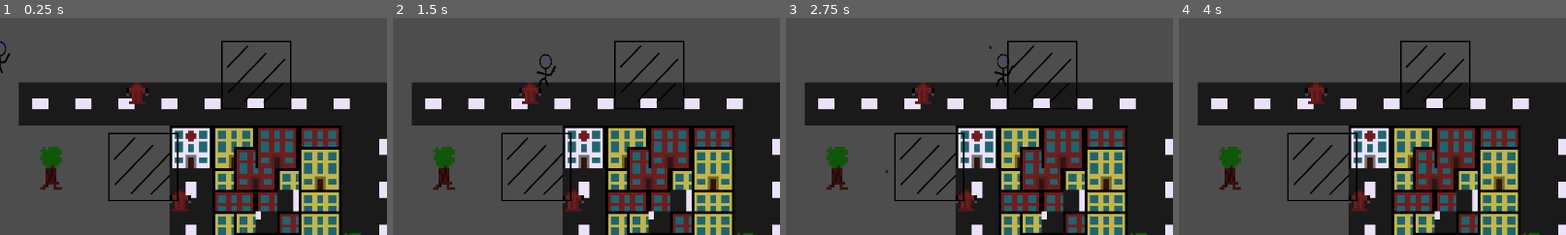
Above: before the commit, frames 1-4 (left to right).
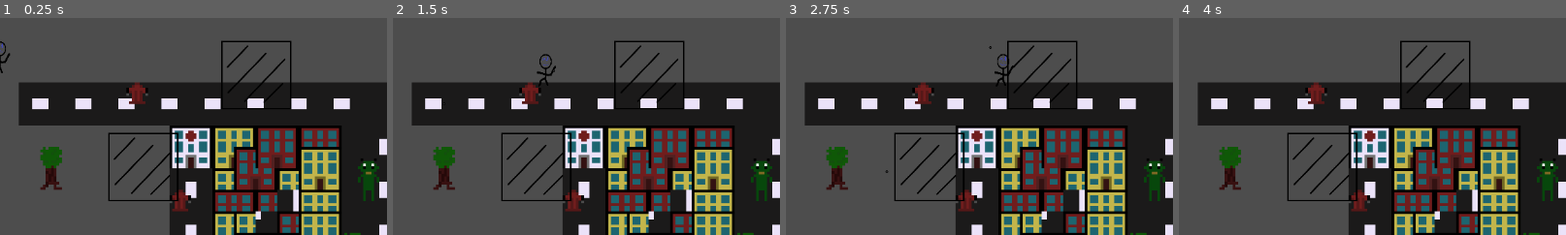
Above: after the commit, the same moments.

Repository: Lila-Kuhlt/Close-Encounters-of-the-Jeff-Kind
Game: Godot game, scene res://scenes/World.tscn
Same seed, same stepped clock (60 frames per second), same inputs: the game is played once before the commit and once after it.
Inputs:
- Up to frame 1 (0.25 s): no input
- Up to frame 2 (1.5 s): tap Enter at 0.5 s; hold D (right) 0.53-1.28 s; tap Space (shoot) at 0.6, 1.35 s; hold S (down) from 1.28 s (still down)
- Up to frame 3 (2.75 s): release S (down) at 2.03 s; hold D (right) from 2.03 s (still down); tap Space (shoot) at 2.1 s
- Up to frame 4 (4 s): tap Space (shoot) at 2.75, 2.85, 3.6 s; release D (right) at 2.78 s; hold W (up) 2.78-3.53 s; hold A (left) from 3.53 s (still down)
The pictures show only the part of the screen within x 3-53%, y 0-50%; the shares and areas given below are measured in that part.

The runs differ from the first frame. In frame 1, 0.6% of the frame differs, in the area x 92-98%, y 64-85%; in frame 2, 0.6%; in frame 3, 0.6%; in frame 4, 0.6%.

Commit message:
Create alien sprite

Diff:
--- /dev/null
+++ b/godot/scenes/Alien.tscn
@@ -0,0 +1,10 @@
+[gd_scene load_steps=2 format=3 uid="uid://c1as0gdst78bv"]
+
+[ext_resource type="Texture2D" uid="uid://dxxc4ld0u1jpv" path="res://assets/alien.png" id="1_6kscr"]
+
+[node name="Alien" type="Node2D"]
+scale = Vector2(4, 4)
+
+[node name="Sprite2D" type="Sprite2D" parent="."]
+texture_filter = 1
+texture = ExtResource("1_6kscr")
--- a/godot/scenes/World.tscn
+++ b/godot/scenes/World.tscn
@@ -1,9 +1,10 @@
-[gd_scene load_steps=9 format=3 uid="uid://bbquwrshbt744"]
+[gd_scene load_steps=10 format=3 uid="uid://bbquwrshbt744"]
 
 [ext_resource type="Texture2D" uid="uid://dtljv0yknrayy" path="res://assets/ground-tileset.png" id="1_mf6op"]
 [ext_resource type="PackedScene" uid="uid://c7xru3o3piygv" path="res://scenes/Player.tscn" id="1_q82cg"]
 [ext_resource type="Texture2D" uid="uid://ch7b2bs8cd3ki" path="res://assets/object-tileset.png" id="2_faexy"]
 [ext_resource type="PackedScene" uid="uid://b4jyvomdeeaui" path="res://scenes/Block.tscn" id="2_q7lky"]
+[ext_resource type="PackedScene" uid="uid://c1as0gdst78bv" path="res://scenes/Alien.tscn" id="5_qx0gr"]
 
 [sub_resource type="TileSetAtlasSource" id="TileSetAtlasSource_me0c7"]
 resource_name = "ground1"
@@ -120,3 +121,6 @@
 
 [node name="Block2" parent="." instance=ExtResource("2_q7lky")]
 position = Vector2(249, 222)
+
+[node name="Alien" parent="." instance=ExtResource("5_qx0gr")]
+position = Vector2(584, 241)
Binary file added: godot/assets/alien.png
Not shown, added: godot/assets/alien.png.import
